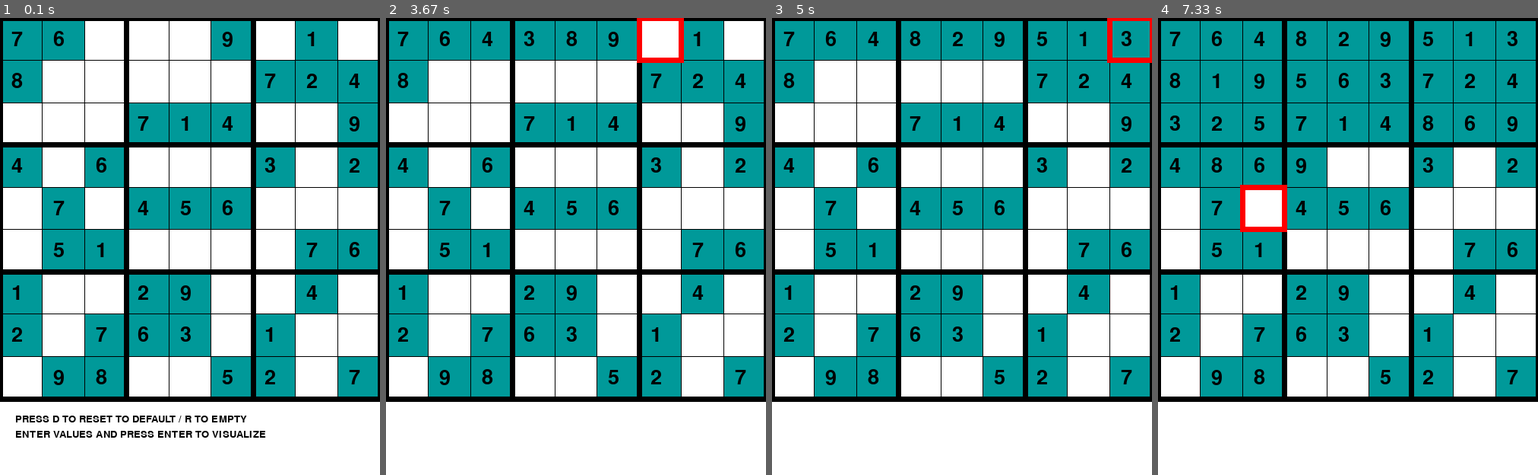
Above: before the commit, frames 1-4 (left to right).
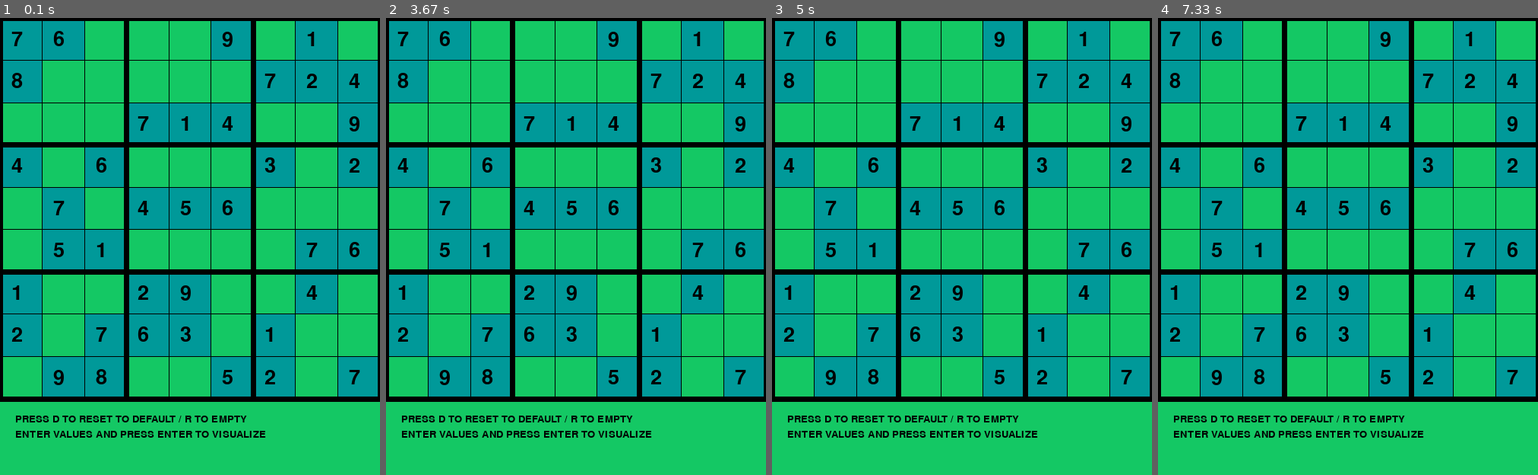
Above: after the commit, the same moments.

Repository: KilamRuhdam01/Sudoku_Checker
Game: pygame game, started from pygame1.py
Same seed, same stepped clock (60 frames per second), same inputs: the game is played once before the commit and once after it.
Inputs:
- Up to frame 1 (0.1 s): no input
- Up to frame 2 (3.67 s): tap Enter at 0.33 s
- Up to frame 3 (5 s): no input
- Up to frame 4 (7.33 s): no input

The runs differ from the first frame. In frame 1, 55% of the frame differs, in the area x 0-100%, y 0-100%; in frame 2, 56%; in frame 3, 56%; in frame 4, 56%.

Commit message:
Second Committ

Diff:
--- /dev/null
+++ b/grid.csv
@@ -0,0 +1,9 @@
+4,1,8,5,3,7,6,2,0
+7,6,9,8,0,1,4,3,5
+2,3,0,4,6,9,7,1,8
+0,8,7,1,4,2,3,9,6
+9,2,3,7,8,0,1,5,4
+6,4,1,9,5,3,2,0,7
+8,9,6,0,1,4,5,7,3
+1,5,4,3,7,8,0,6,2
+3,7,0,6,9,5,8,4,1
--- a/pygame1.py
+++ b/pygame1.py
@@ -1,21 +1,38 @@
 # import pygame library
 import pygame
 
+#import csv
+
+import csv
+
 # initialise the pygame font
+pygame.init()
 pygame.font.init()
 
-# Total window
+# Entire window
 screen = pygame.display.set_mode((500, 600))
 
-# Title and Icon
+# Title
 pygame.display.set_caption("SUDOKU")
-#img = pygame.image.load('icon.png')
-#pygame.display.set_icon(img)
+screen.fill((1,200,34))
+
 
 x = 0
 y = 0
 dif = 500 / 9
 val = 0
+# Get the grid for default sudoku board from csv file
+
+# with open('grid.csv','r') as gr:
+# 	csv_reader = csv.reader(gr)
+# 	grid = list(csv_reader)
+# 	print(grid)
+# for i in range(9):
+# 	inner_list = grid[i]
+# 	inner_list = list(map(int, inner_list))
+# 	print(inner_list)
+# 	grid.append(inner_list)
+
 # Default Sudoku Board.
 grid =[
 		[7, 8, 0, 4, 0, 0, 1, 2, 0],
@@ -58,6 +75,8 @@
 				# Fill gird with default numbers specified
 				text1 = font1.render(str(grid[i][j]), 1, (0, 0, 0))
 				screen.blit(text1, (i * dif + 15, j * dif + 15))
+			else:
+				pass
 	# Draw lines horizontally and verticallyto form grid
 	for i in range(10):
 		if i % 3 == 0 :
@@ -82,6 +101,9 @@
 
 # Check if the value entered in board is valid
 def valid(m, i, j, val):
+	if (val >9 or val<=0):
+		print('Enter a value between 1-9')
+		return False
 	for it in range(9):
 		if m[i][it]== val:
 			return False
@@ -95,43 +117,6 @@
 				return False
 	return True
 
-# Solves the sudoku board using Backtracking Algorithm
-def solve(grid, i, j):
-
-	while grid[i][j]!= 0:
-		if i<8:
-			i+= 1
-		elif i == 8 and j<8:
-			i = 0
-			j+= 1
-		elif i == 8 and j == 8:
-			return True
-	pygame.event.pump()
-	for it in range(1, 10):
-		if valid(grid, i, j, it)== True:
-			grid[i][j]= it
-			global x, y
-			x = i
-			y = j
-			# white color background\
-			screen.fill((255, 255, 255))
-			draw()
-			draw_box()
-			pygame.display.update()
-			pygame.time.delay(20)
-			if solve(grid, i, j)== 1:
-				return True
-			else:
-				grid[i][j]= 0
-			# white color background\
-			screen.fill((255, 255, 255))
-
-			draw()
-			draw_box()
-			pygame.display.update()
-			pygame.time.delay(50)
-	return False
-
 # Display instruction for the game
 def instruction():
 	text1 = font2.render("PRESS D TO RESET TO DEFAULT / R TO EMPTY", 1, (0, 0, 0))
@@ -145,14 +130,14 @@
 	screen.blit(text1, (20, 570))
 run = True
 flag1 = 0
-flag2 = 0
+
 rs = 0
 error = 0
 # The loop thats keep the window running
 while run:
 
 	# White color background
-	screen.fill((255, 255, 255))
+	screen.fill((20, 200, 100))
 	# Loop through the events stored in event.get()
 	for event in pygame.event.get():
 		# Quit the game window
@@ -195,8 +180,7 @@
 				val = 8
 			if event.key == pygame.K_9:
 				val = 9
-			if event.key == pygame.K_RETURN:
-				flag2 = 1
+
 			# If R pressed clear the sudoku board
 			if event.key == pygame.K_r:
 				rs = 0
@@ -229,12 +213,7 @@
 					[1, 2, 0, 0, 0, 7, 4, 0, 0],
 					[0, 4, 9, 2, 0, 6, 0, 0, 7]
 				]
-	if flag2 == 1:
-		if solve(grid, 0, 0)== False:
-			error = 1
-		else:
-			rs = 1
-		flag2 = 0
+
 	if val != 0:
 		draw_val(val)
 		# print(x)
--- /dev/null
+++ b/pygamefunc.py
@@ -0,0 +1,114 @@
+import pygame
+
+
+def get_cord(pos):
+	global x
+	x = pos[0]//dif
+	global y
+	y = pos[1]//dif
+
+# Highlight the cell selected
+def draw_box():
+	for i in range(2):
+		pygame.draw.line(screen, (255, 0, 0), (x * dif-3, (y + i)*dif), (x * dif + dif + 3, (y + i)*dif), 7)
+		pygame.draw.line(screen, (255, 0, 0), ( (x + i)* dif, y * dif ), ((x + i) * dif, y * dif + dif), 7)
+
+
+# Function to draw required lines for making Sudoku grid
+def draw():
+	# Draw the lines
+
+	for i in range (9):
+		for j in range (9):
+		    blit(text1, (i * dif + 15, j * dif + 15))
+
+	# Draw lines horizontally and verticallyto form grid
+	for i in range(10):
+		if i % 3 == 0 :
+			thick = 7
+		else:
+			thick = 1
+		pygame.draw.line(screen, (0, 0, 0), (0, i * dif), (500, i * dif), thick)
+		pygame.draw.line(screen, (0, 0, 0), (i * dif, 0), (i * dif, 500), thick)
+
+# Fill value entered in cell
+def draw_val(val):
+	text1 = font1.render(str(val), 1, (0, 0, 0))
+	screen.blit(text1, (x * dif + 15, y * dif + 15))
+
+# Raise error when wrong value entered
+def raise_error1():
+	text1 = font1.render("WRONG !!!", 1, (0, 0, 0))
+	screen.blit(text1, (20, 570))
+def raise_error2():
+	text1 = font1.render("Wrong !!! Not a valid Key", 1, (0, 0, 0))
+	screen.blit(text1, (20, 570))
+
+# Check if the value entered in board is valid
+def valid(m, i, j, val):
+	for it in range(9):
+		if m[i][it]== val:
+			return False
+		if m[it][j]== val:
+			return False
+	it = i//3
+	jt = j//3
+	for i in range(it * 3, it * 3 + 3):
+		for j in range (jt * 3, jt * 3 + 3):
+			if m[i][j]== val:
+				return False
+	return True
+
+
+
+# Display instruction for the game
+def instruction():
+	text1 = font2.render("PRESS D TO RESET TO DEFAULT / R TO EMPTY", 1, (0, 0, 0))
+	text2 = font2.render("ENTER VALUES AND PRESS ENTER TO VISUALIZE", 1, (0, 0, 0))
+	screen.blit(text1, (20, 520))
+	screen.blit(text2, (20, 540))
+
+# Display options when solved
+def result():
+	text1 = font1.render("FINISHED PRESS R or D", 1, (0, 0, 0))
+	screen.blit(text1, (20, 570))
+
+
+
+
+# # Solves the sudoku board using Backtracking Algorithm
+# def solve(grid, i, j):
+
+# 	while grid[i][j]!= 0:
+# 		if i<8:
+# 			i+= 1
+# 		elif i == 8 and j<8:
+# 			i = 0
+# 			j+= 1
+# 		elif i == 8 and j == 8:
+# 			return True
+
+# 	for it in range(1, 10):
+# 		if valid(grid, i, j, it)== True:
+# 			grid[i][j]= it
+# 			global x, y
+# 			x = i
+# 			y = j
+# 			# white color background\
+# 			screen.fill((255, 255, 255))
+# 			draw()
+# 			draw_box()
+# 			pygame.display.update()
+# 			pygame.time.delay(20)
+# 			if solve(grid, i, j)== 1:
+# 				return True
+# 			else:
+# 				grid[i][j]= 0
+# 			# white color background\
+# 			screen.fill((255, 255, 255))
+
+# 			draw()
+# 			draw_box()
+# 			pygame.display.update()
+# 			pygame.time.delay(50)
+# 	return False
